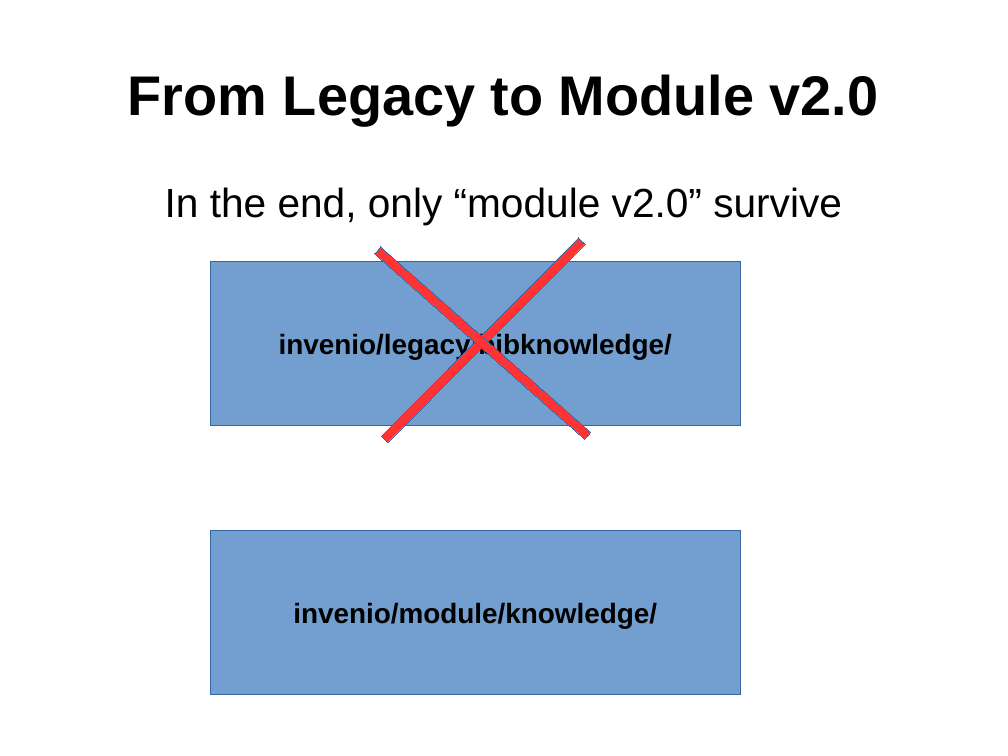
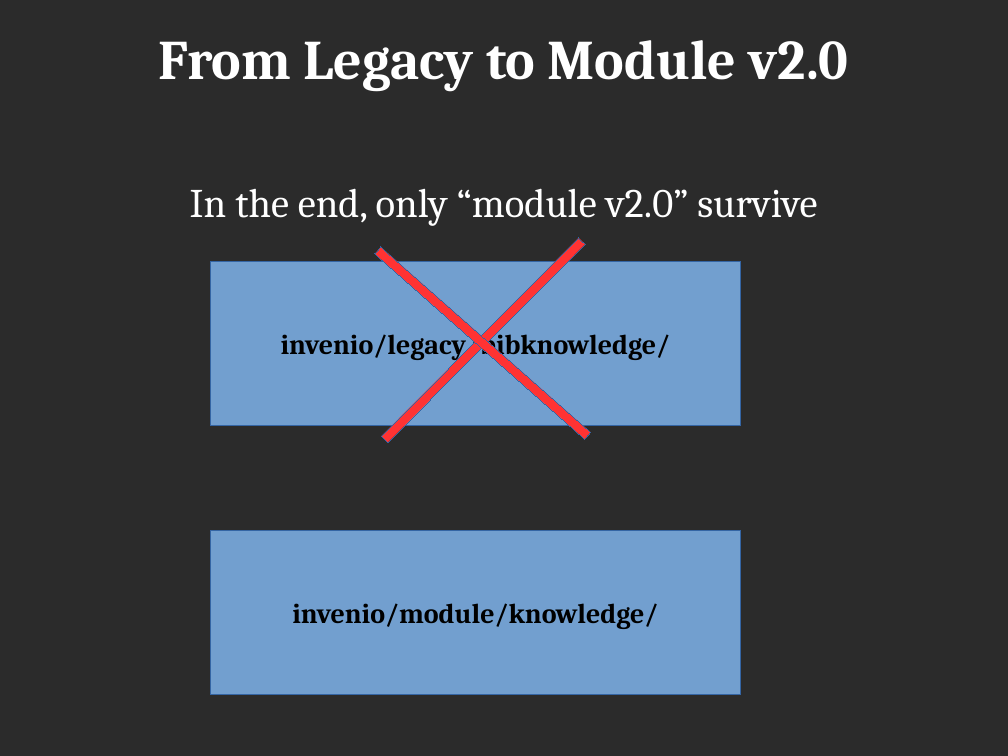
Before and after one commit to hachreak/invenio-devforum-knowledge-2.0, a slide deck: slide 4 of presentation.odp. Drawn at 1008x756 pixels with LibreOffice and Linux fonts; fonts in the diff are those of the drawing; background and template pictures are left out; a plain dark background stands for a picture behind light text. Boxes give left, top, right and bottom in pixels: in the first picture for what was removed or moved away, otherwise in the second. Text is boxed around its words. In the diff, an @@ line names an element or a change of style, - is before the commit and + after.

```diff
--- a/presentation.odp
+++ b/presentation.odp
@@ background #FFFFFF to picture (left out) @@
@@ title "From Legacy to Module v2.0" at [159,40,849,92]: font Arial to Cambria, text colour #000000 to #FFFFFF @@
@@ title "From Legacy to Module v2.0": place and size @@
-title "From Legacy to Module v2.0" at [128,74,879,125]
+title "From Legacy to Module v2.0" at [159,40,849,92]
@@ text "In the end, only “module ..." at [190,188,817,226]: font Arial to Cambria, text colour #000000 to #FFFFFF @@
@@ rectangle "invenio/legacy/bibknowledge/" at [210,262,741,426]: font Arial to Cambria @@
@@ rectangle "invenio/module/knowledge/" at [210,531,741,695]: font Arial to Cambria @@
```
Also in this commit, not shown: 16 other slides changed, 1 other file.
